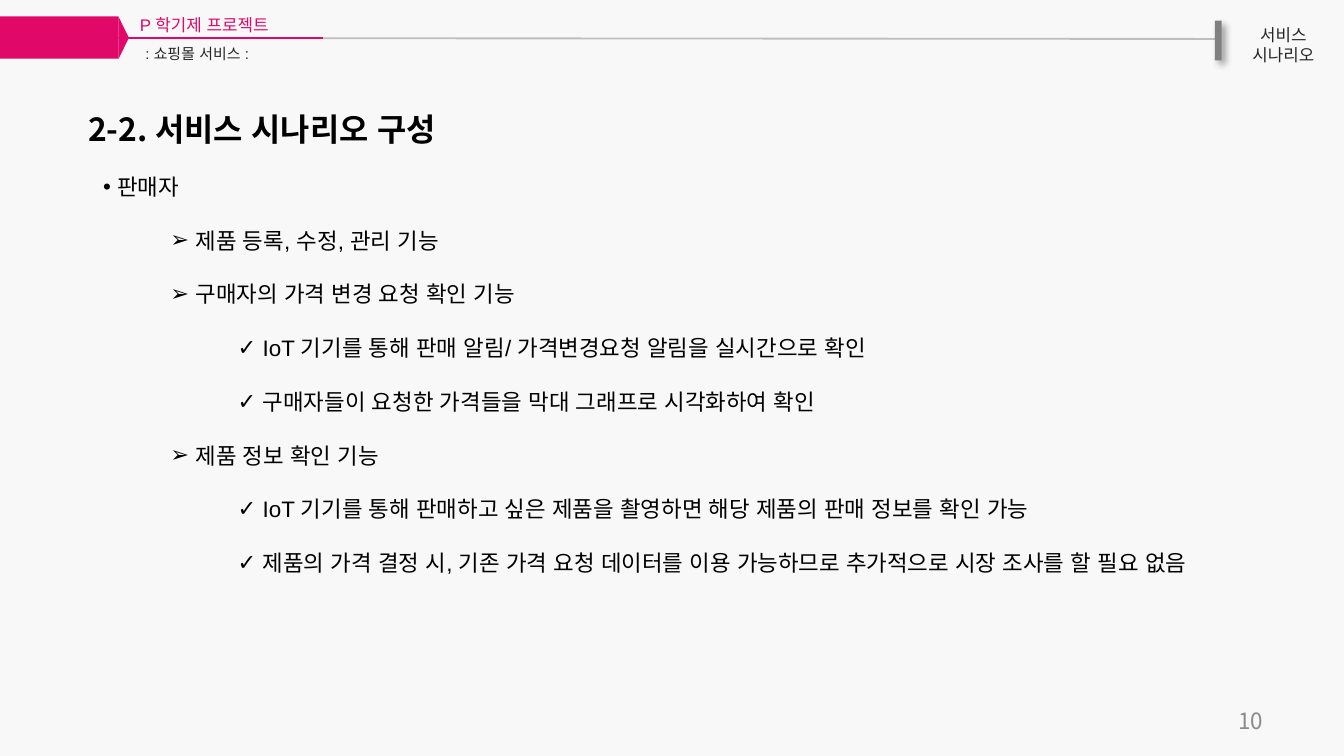
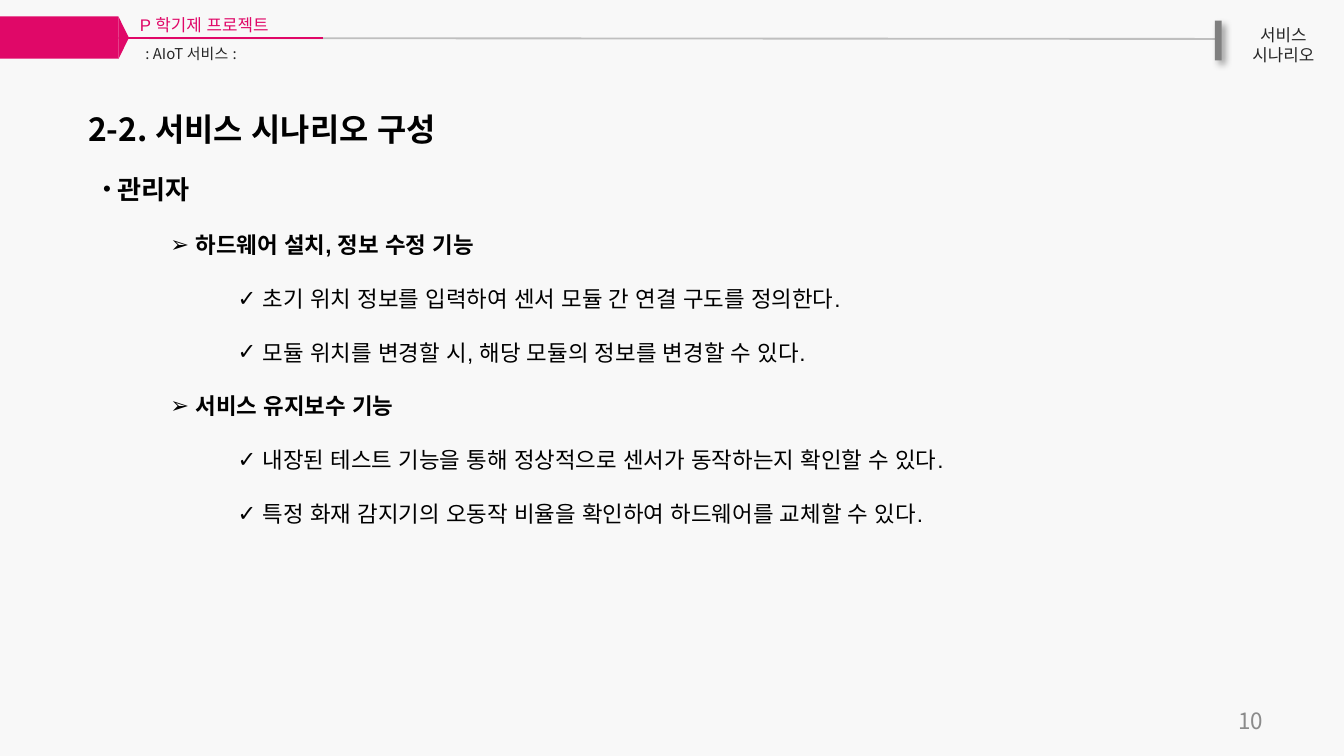
Before and after one commit to GCUpProject/P1, a slide deck: slide 14 of Presentation/P프로젝트-1조 제안서.pptx (slide 15 before the commit). Drawn at 1344x756 pixels with LibreOffice and Linux fonts; fonts in the diff are those of the drawing. Boxes give left, top, right and bottom in pixels: in the first picture for what was removed or moved away, otherwise in the second. Text is boxed around its words. In the diff, an @@ line names an element or a change of style, - is before the commit and + after.

Commit message:
제안서 업데이트
필요한 내용은 채워 넣은 상태입니다.
디자인적 수정, 발표 PPT 제작 후 일부 내용 수정, 일정 부분 작성이 필요합니다.

```diff
--- a/Presentation/P프로젝트-1조 제안서.pptx
+++ b/Presentation/P프로젝트-1조 제안서.pptx
@@ text at [153,46,228,60]: text changed; font Arial to Noto Sans CJK KR @@
-: 쇼핑몰 서비스 :
+: AIoT 서비스 :
@@ text at [117,177,943,524]: text changed @@
-• 판매자
-  ➢ 제품 등록, 수정, 관리 기능
-  ➢ 구매자의 가격 변경 요청 확인 기능
-    ✓ IoT 기기를 통해 판매 알림/ 가격변경요청 알림을 실시간으로 확인
-    ✓ 구매자들이 요청한 가격들을 막대 그래프로 시각화하여 확인
-  ➢ 제품 정보 확인 기능
-    ✓ IoT 기기를 통해 판매하고 싶은 제품을 촬영하면 해당 제품의 판매 정보를 확인 가능
-    ✓ 제품의 가격 결정 시, 기존 가격 요청 데이터를 이용 가능하므로 추가적으로 시장 조사를 할 필요 없음
+• 관리자
+  ➢ 하드웨어 설치, 정보 수정 기능
+    ✓ 초기 위치 정보를 입력하여 센서 모듈 간 연결 구도를 정의한다.
+    ✓ 모듈 위치를 변경할 시, 해당 모듈의 정보를 변경할 수 있다.
+  ➢ 서비스 유지보수 기능
+    ✓ 내장된 테스트 기능을 통해 정상적으로 센서가 동작하는지 확인할 수 있다.
+    ✓ 특정 화재 감지기의 오동작 비율을 확인하여 하드웨어를 교체할 수 있다.
```
Also in this commit, not shown: 14 other slides changed, 5 slides added, 7 slides removed.
